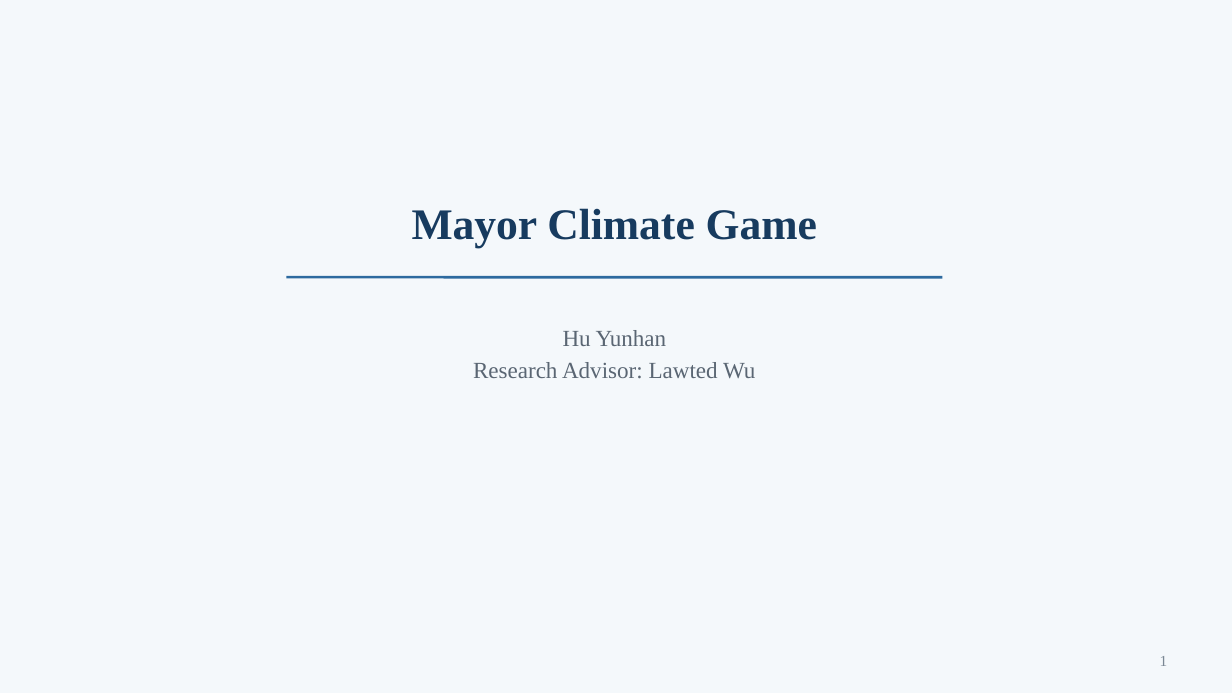
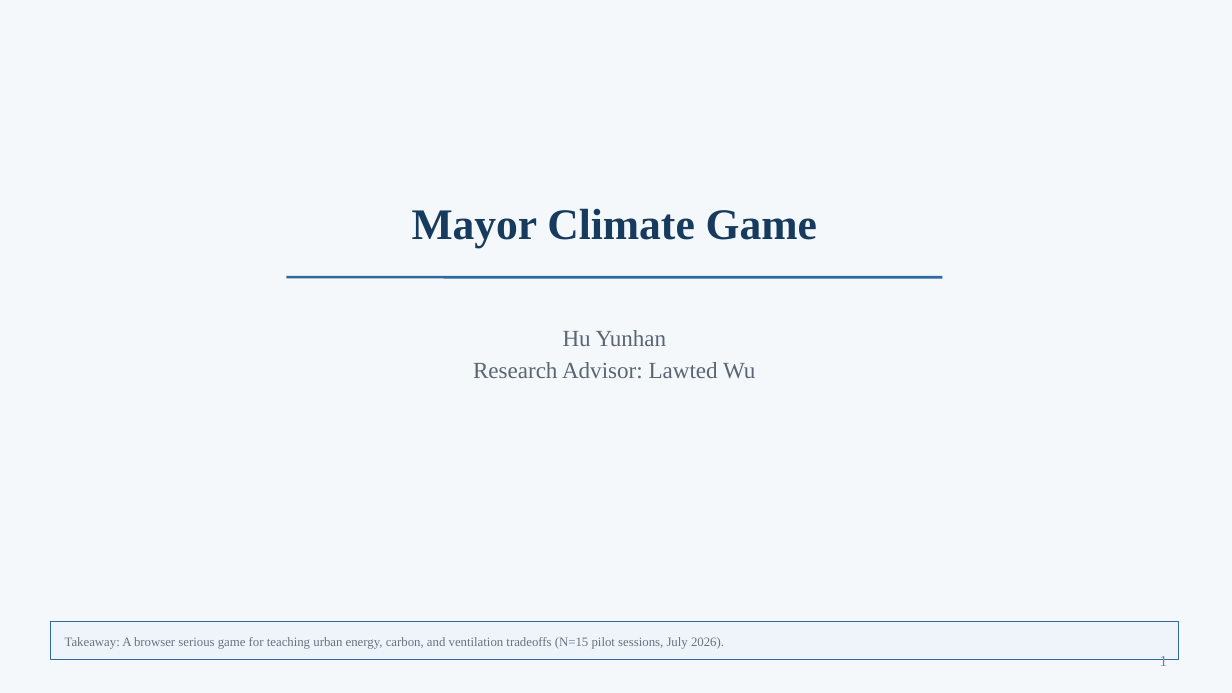
Before and after one commit to HYH-SZ/mayor-climate-game, a slide deck: slide 1 of midterm.pptx. Drawn at 1232x693 pixels with LibreOffice and Linux fonts; fonts in the diff are those of the drawing. Boxes give left, top, right and bottom in pixels: in the first picture for what was removed or moved away, otherwise in the second. Text is boxed around its words. In the diff, an @@ line names an element or a change of style, - is before the commit and + after.

```diff
--- a/midterm.pptx
+++ b/midterm.pptx
@@ rectangle added at [51, 621, 1178, 660], fill #EEF4FA, outline #2D6A9F 0.6 pt @@
@@ text added at [65, 637, 724, 649], 10 pt, text #6B7280 @@
+Takeaway: A browser serious game for teaching urban energy, carbon, and ventilation tradeoffs (N=15 pilot sessions, July 2026).
```
Also in this commit, not shown: 5 other slides changed, 3 slides added, 3 slides removed, 1 other file.
